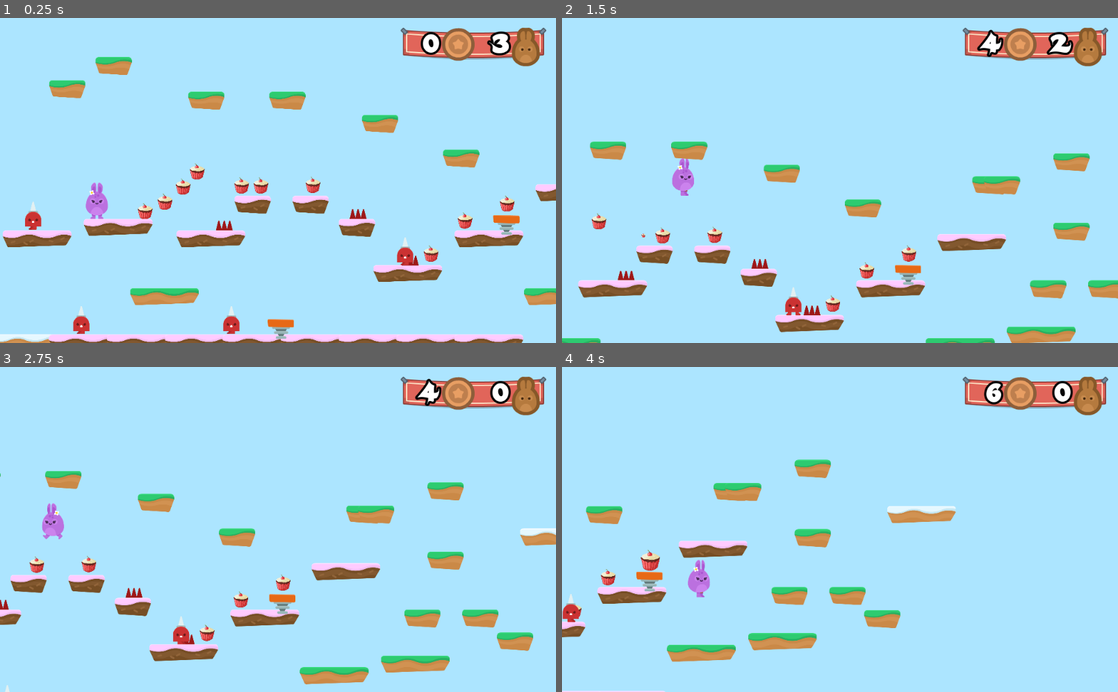
Above: before the commit, frames 1-4 (two rows, left to right).
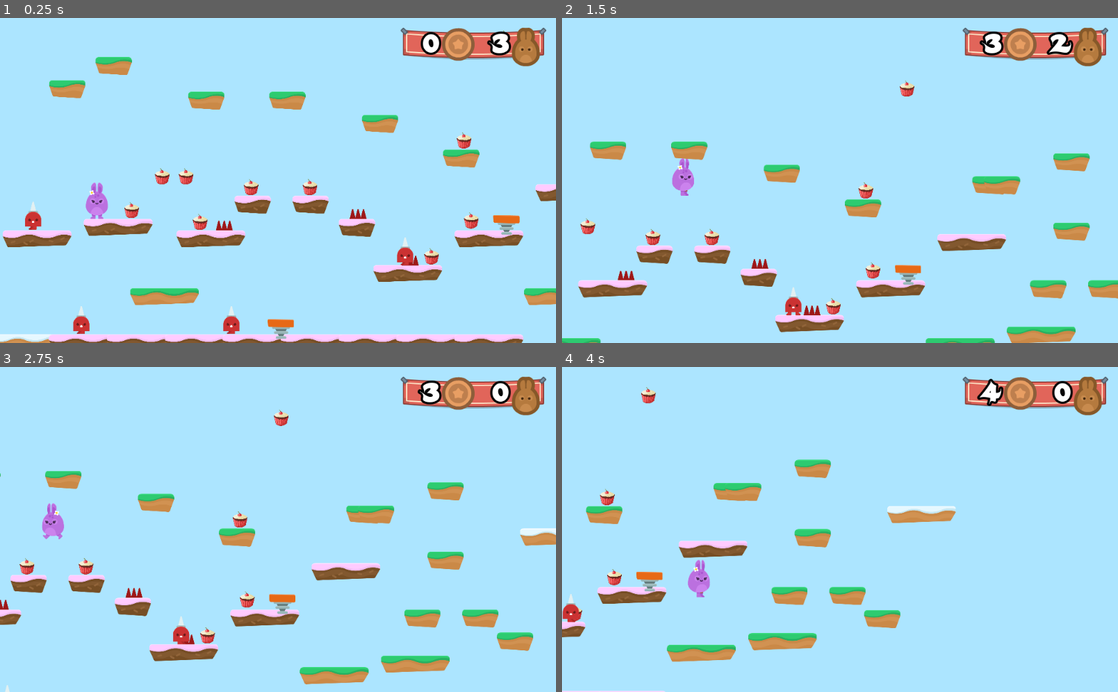
Above: after the commit, the same moments.

Repository: vrudas/hoppy-days
Game: Godot game, scene res://Levels/Level1.tscn
Same seed, same stepped clock (60 frames per second), same inputs: the game is played once before the commit and once after it. Sound files missing from this copy of the repository are replaced by a short silence.
Inputs:
- Up to frame 1 (0.25 s): no input
- Up to frame 2 (1.5 s): hold D (right) from 0.53 s (still down); tap W (jump) at 0.77 s
- Up to frame 3 (2.75 s): tap W (jump) at 1.52 s; release D (right) at 2.03 s; hold A (left) from 2.03 s (still down)
- Up to frame 4 (4 s): release A (left) at 2.78 s; hold D (right) from 2.78 s (still down); tap W (jump) at 3.02, 3.77 s

The runs differ from the first frame. In frame 1, 1.5% of the frame differs, in the area x 22-93%, y 3-76%; in frame 2, 1.2%; in frame 3, 1.0%; in frame 4, 0.7%.

Commit message:
Implemented ability to turn on pickup animation

Diff:
--- a/Items/Coin.gd
+++ b/Items/Coin.gd
@@ -1,4 +1,6 @@
 extends Node2D
+
+export var play_taken_animation: bool
 
 var taken: bool = false
 
@@ -6,8 +8,13 @@
     if not taken:
         taken = true
 
-        $AnimationPlayer.play("die")
         $AudioStreamPlayer.play()
+        if play_taken_animation:
+            $AnimationPlayer.play("die")
+        else:
+            $Sprite.hide()
+            yield($AudioStreamPlayer, "finished")
+            die()
 
         get_tree().call_group("Gamestate", "coin_up")
 
--- a/Levels/Level1.tscn
+++ b/Levels/Level1.tscn
@@ -37,34 +37,35 @@
 [node name="Coins" type="Node" parent="."]
 
 [node name="Coin" parent="Coins" instance=ExtResource( 8 )]
-position = Vector2( 826.57, 1146.02 )
+position = Vector2( 752.344, 1140.03 )
+play_taken_animation = true
 
 [node name="Coin2" parent="Coins" instance=ExtResource( 8 )]
-position = Vector2( 936.437, 1094.32 )
+position = Vector2( 921.148, 953.272 )
 
 [node name="Coin3" parent="Coins" instance=ExtResource( 8 )]
-position = Vector2( 1036.61, 1010.3 )
+position = Vector2( 1052.84, 953.272 )
 
 [node name="Coin4" parent="Coins" instance=ExtResource( 8 )]
-position = Vector2( 1114.16, 926.282 )
+position = Vector2( 1130.66, 1205.88 )
 
 [node name="Coin5" parent="Coins" instance=ExtResource( 8 )]
-position = Vector2( 1359.75, 1003.84 )
+position = Vector2( 1412, 1013.13 )
 
 [node name="Coin6" parent="Coins" instance=ExtResource( 8 )]
-position = Vector2( 1466.39, 1003.84 )
+position = Vector2( 1737.63, 1013.13 )
 
 [node name="Coin7" parent="Coins" instance=ExtResource( 8 )]
-position = Vector2( 1753.98, 1000.6 )
+position = Vector2( 2409.26, 1396.23 )
 
 [node name="Coin8" parent="Coins" instance=ExtResource( 8 )]
-position = Vector2( 2406.73, 1381.91 )
+position = Vector2( 2628.35, 1197.5 )
 
 [node name="Coin9" parent="Coins" instance=ExtResource( 8 )]
-position = Vector2( 2594.15, 1197.72 )
+position = Vector2( 2588.84, 754.538 )
 
 [node name="Coin10" parent="Coins" instance=ExtResource( 8 )]
-position = Vector2( 2826.81, 1104.01 )
+position = Vector2( 2816.31, 190.66 )
 
 [node name="JumpPads" type="Node" parent="."]
 
Not shown: 2 places in Items/Coin.tscn that only renumber resources
